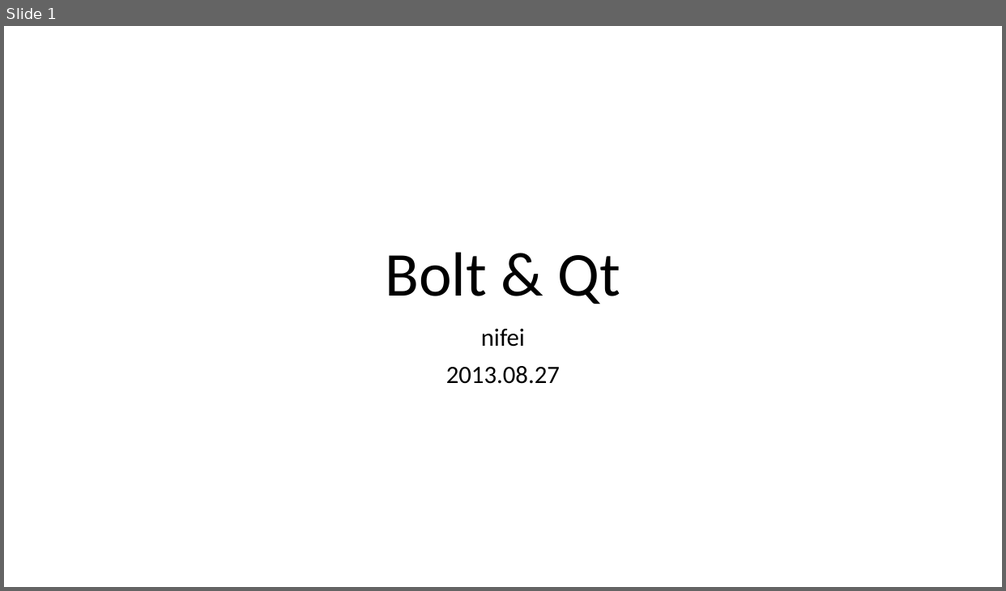
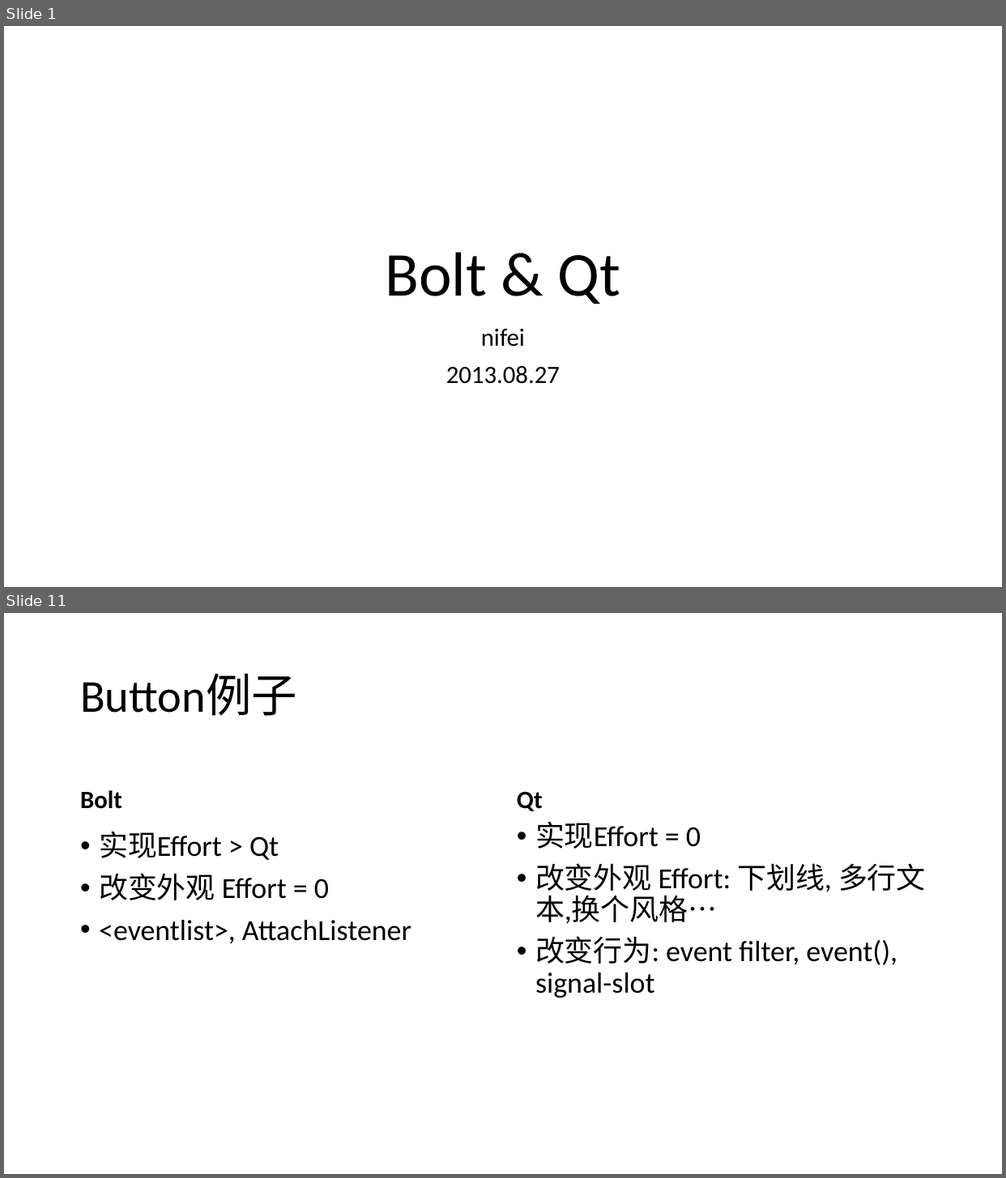
Before and after one commit to nifei/samples, a slide deck: Bolt_Qt.pptx. Shown one above the other, each under a label of ours: slide 1 before the commit, slides 1 and 11 after it; the slides between them are not shown. The pictures are 1006x591 and 1006x1178 pixels, drawn with LibreOffice and Linux fonts; fonts in the diff are those of the drawing; background and template pictures are left out. Boxes give left, top, right and bottom in pixels: in the first picture for what was removed or moved away, otherwise in the second. Text is boxed around its words. In the diff, an @@ line names an element or a change of style, - is before the commit and + after.

Commit message:
qt bolt ppt

```diff
--- a/Bolt_Qt.pptx
+++ b/Bolt_Qt.pptx
@@ slide 11 added at [4, 613, 1002, 1174], background picture (left out) @@
@@ title added at [80, 673, 297, 716], 44 pt, text #000000 @@
+Button例子
@@ text added at [80, 790, 122, 809], 24 pt, text #000000, bold @@
+Bolt
@@ text added at [517, 791, 543, 811], 24 pt, text #000000, bold @@
+Qt
@@ text added at [99, 831, 411, 944], 28 pt, text #000000 @@
+• 实现Effort > Qt
+• 改变外观 Effort = 0
+• <eventlist>, AttachListener
@@ text added at [535, 821, 926, 998], 28 pt, text #000000 @@
+• 实现Effort = 0
+• 改变外观 Effort: 下划线, 多行文本,换个风格…
+• 改变行为: event filter, event(), signal-slot
```
Also in this commit, not shown: 11 slides changed, 6 other slides added, 5 other files.
